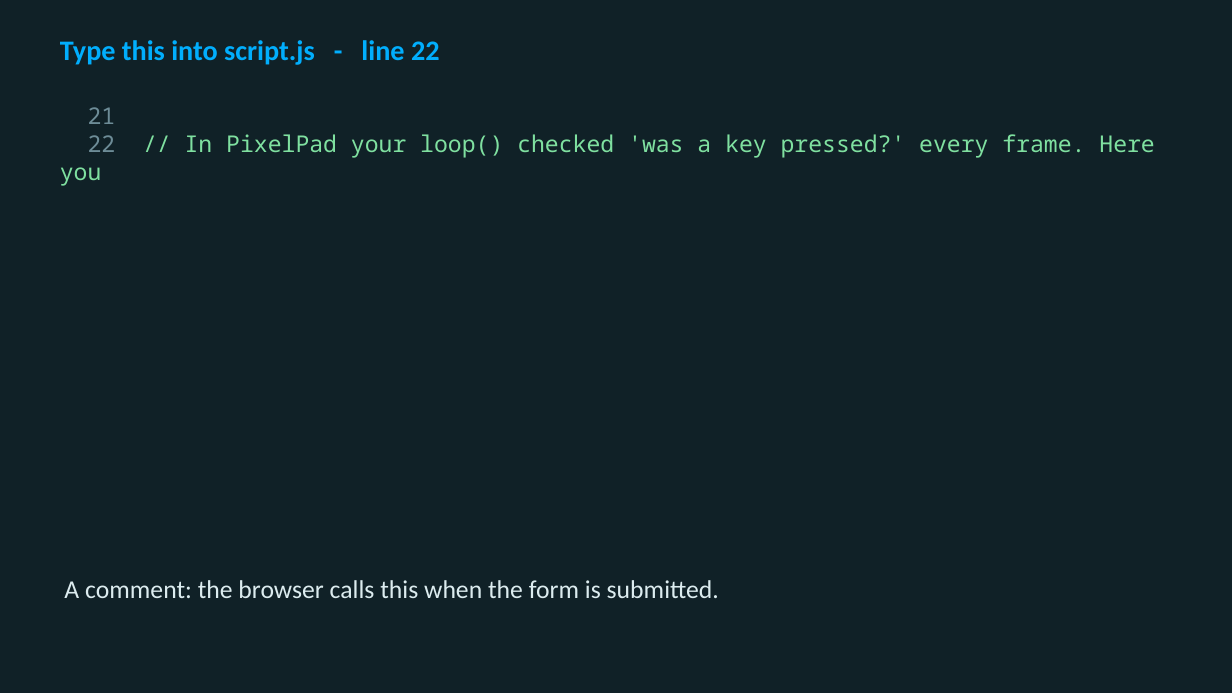
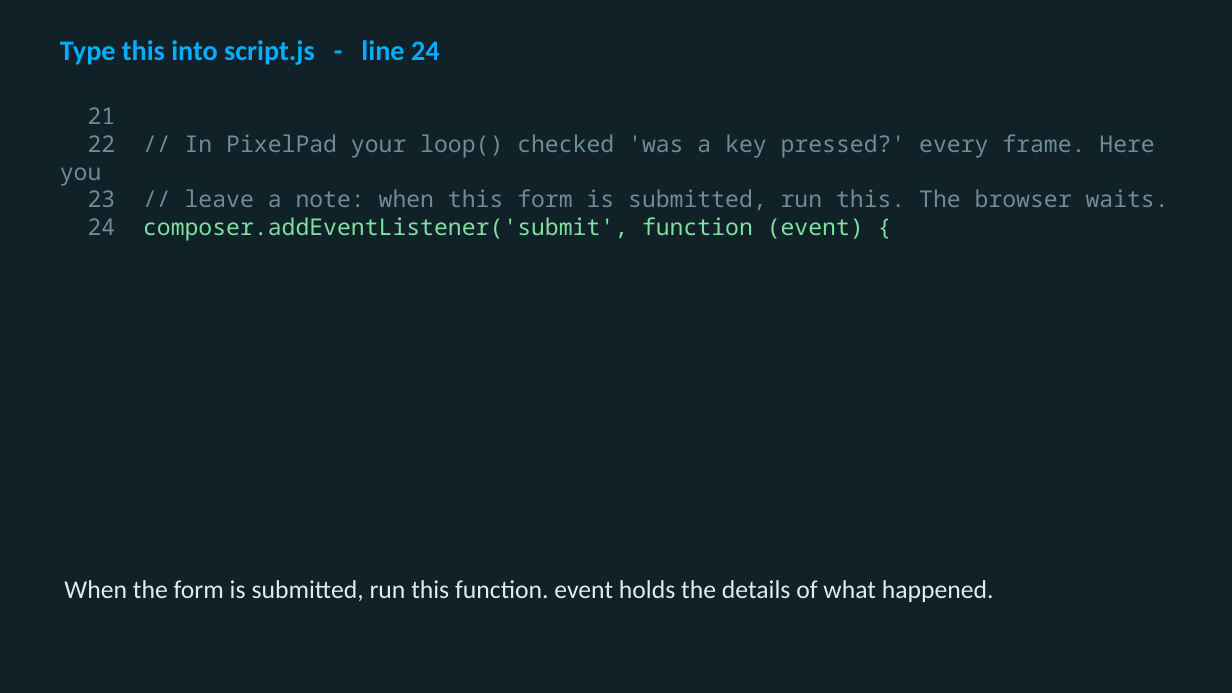
Before and after one commit to utgapps/utgapps.github.io, a slide deck: slide 27 of ai101/slides/week-02.pptx (slide 25 before the commit). Drawn at 1232x693 pixels with LibreOffice and Linux fonts; fonts in the diff are those of the drawing. Boxes give left, top, right and bottom in pixels: in the first picture for what was removed or moved away, otherwise in the second. Text is boxed around its words. In the diff, an @@ line names an element or a change of style, - is before the commit and + after.

```diff
--- a/ai101/slides/week-02.pptx
+++ b/ai101/slides/week-02.pptx
@@ text at <box>60,40,440,65</box>: text changed @@
-Type this into script.js - line 22
+Type this into script.js - line 24
@@ text at <box>88,134,1154,158</box>: text colour #7FE0A0 to #6D8C97 in "// In PixelPad your loop() checked 'was ..." @@
@@ text at <box>143,189,1169,241</box>: paragraphs added @@
+23 // leave a note: when this form is submitted, run this. The browser waits.
+24 composer.addEventListener('submit', function (event) {
@@ text at <box>64,580,994,602</box>: text changed @@
-A comment: the browser calls this when the form is submitted.
+When the form is submitted, run this function. event holds the details of what happened.
```
Also in this commit, not shown: 4 other slides changed, 4 slides added, 19 other files.
